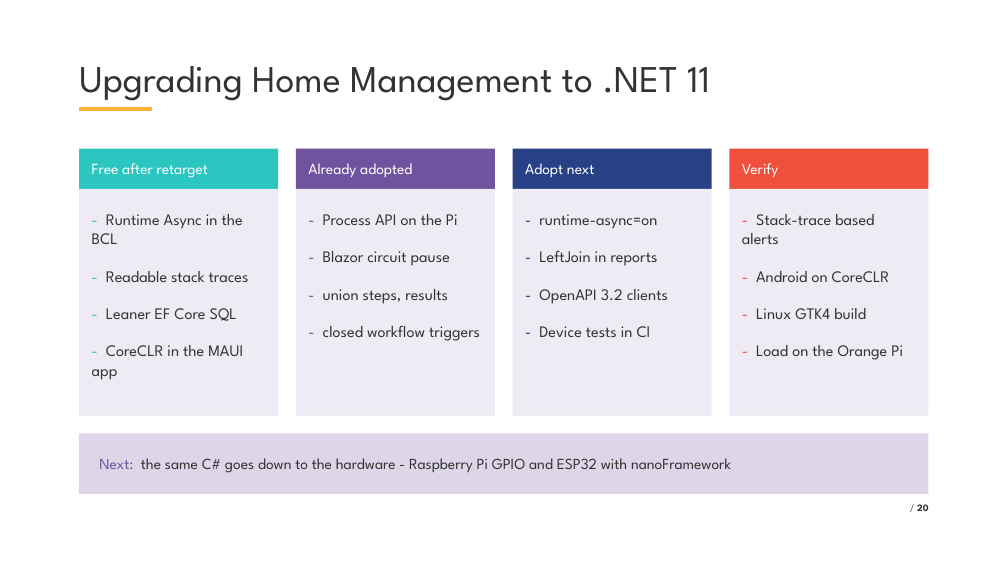
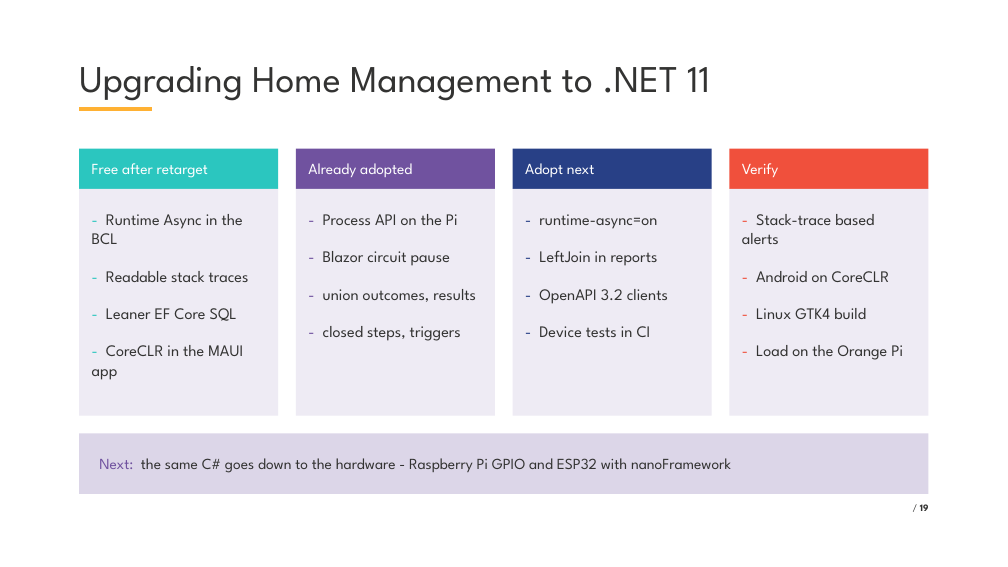
Before and after one commit to VladislavAntonyuk/HomeManagement, a slide deck: slide 19 of .NET Conf 2026 - Ukraine.pptx (slide 20 before the commit). Drawn at 1008x567 pixels with LibreOffice and Linux fonts; fonts in the diff are those of the drawing; background and template pictures are left out. Boxes give left, top, right and bottom in pixels: in the first picture for what was removed or moved away, otherwise in the second. Text is boxed around its words. In the diff, an @@ line names an element or a change of style, - is before the commit and + after.

Commit message:
Fix Workflow runner, update presentation

```diff
--- a/.NET Conf 2026 - Ukraine.pptx
+++ b/.NET Conf 2026 - Ukraine.pptx
@@ text at bbox=[323, 289, 476, 341]: text changed @@
-- union steps, results
-- closed workflow triggers
+- union outcomes, results
+- closed steps, triggers
@@ page number at bbox=[920, 504, 929, 511]: text changed @@
-/ 20
+/ 19
```
Also in this commit, not shown: 17 other slides changed, 10 slides added, 5 slides removed, 38 other files.
